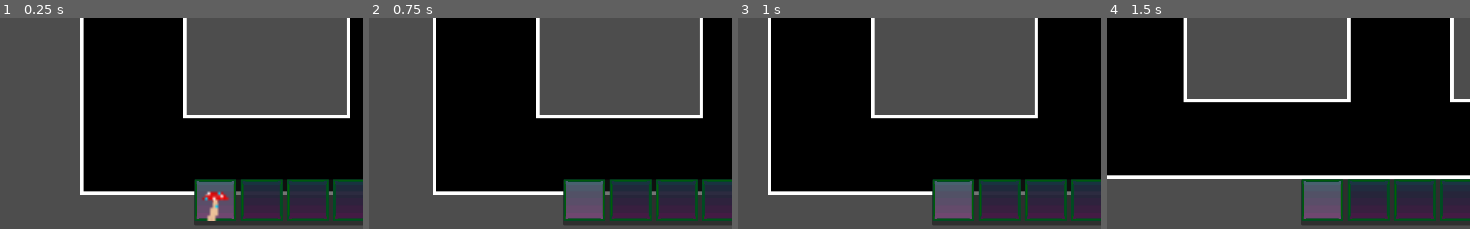
Above: before the commit, frames 1-4 (left to right).
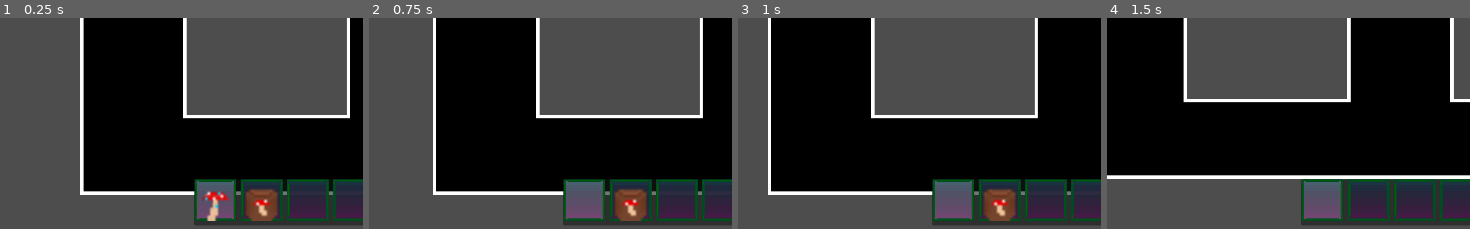
Above: after the commit, the same moments.

Repository: Magical-Schedule/magical-schedule
Game: Godot game, scene res://scenes/dev/playground.tscn
Same seed, same stepped clock (60 frames per second), same inputs: the game is played once before the commit and once after it.
Inputs (mouse positions are % of the whole screen's width and height, from its top left):
- Up to frame 1 (0.25 s): no input
- Up to frame 2 (0.75 s): tap Enter at 0.5 s; move the mouse to (30, 92) at 0.52 s; hold D (move_right) from 0.53 s (still down); click (30, 92) at 0.67 s
- Up to frame 3 (1 s): keep holding D (move_right)
- Up to frame 4 (1.5 s): move the mouse to (36, 92) at 1.27 s; release D (move_right) at 1.28 s; hold S (move_down) from 1.28 s (still down); click (36, 92) at 1.42 s
The pictures show only the part of the screen within x 0-50%, y 49-99%; the shares and areas given below are measured in that part.

The runs differ from the first frame. In frame 1, 1.2% of the frame differs, in the area x 67-77%, y 81-97%; in frame 2, 1.2%; in frame 3, 1.2%; in frame 4, nothing differs.

Commit message:
Finished item operations related to inventory
Added check_item(); returns item
Added get_item(); return item and decrement quantity

Diff:
--- a/scripts/item-system/inventory/InventoryUI.gd
+++ b/scripts/item-system/inventory/InventoryUI.gd
@@ -16,9 +16,11 @@
 	inventory_data = InventoryData.load_or_create()
 	inv_panel.visible = false
 	hotbar_panel.visible = true
-	var active_slot_index = inventory_data.active_slot_index
+
 	add_item(load("res://scripts/items/Define/mushroom.tres"))
+	add_item(load("res://scripts/items/Define/mushroom_seed.tres"))
 	populate_grids()
+
 #naredi inventory
 func populate_grids():
 	for child in inv_grid.get_children(): child.queue_free()
@@ -82,3 +84,10 @@
 	# Hotbar ima 9 slotov (indeksi 0 do 8)
 	inventory_data.active_slot_index = wrapi(inventory_data.active_slot_index + direction, 0, 9)
 	update_hotbar_visuals()
+
+func check_item():
+	return inventory_data.slots[54+inventory_data.active_slot_index].item_data
+
+func get_item():
+	if inventory_data.slots[54+inventory_data.active_slot_index].item_data != null:
+		inventory_data.slots[54+inventory_data.active_slot_index].quantity-=1
--- a/scripts/items/Define/mushroom.tres
+++ b/scripts/items/Define/mushroom.tres
@@ -7,5 +7,4 @@
 script = ExtResource("1_rkfhs")
 name = "Mushroom"
 icon = ExtResource("1_g1g6t")
-plantable = true
 metadata/_custom_type_script = "uid://cn14bkb8rllvo"
